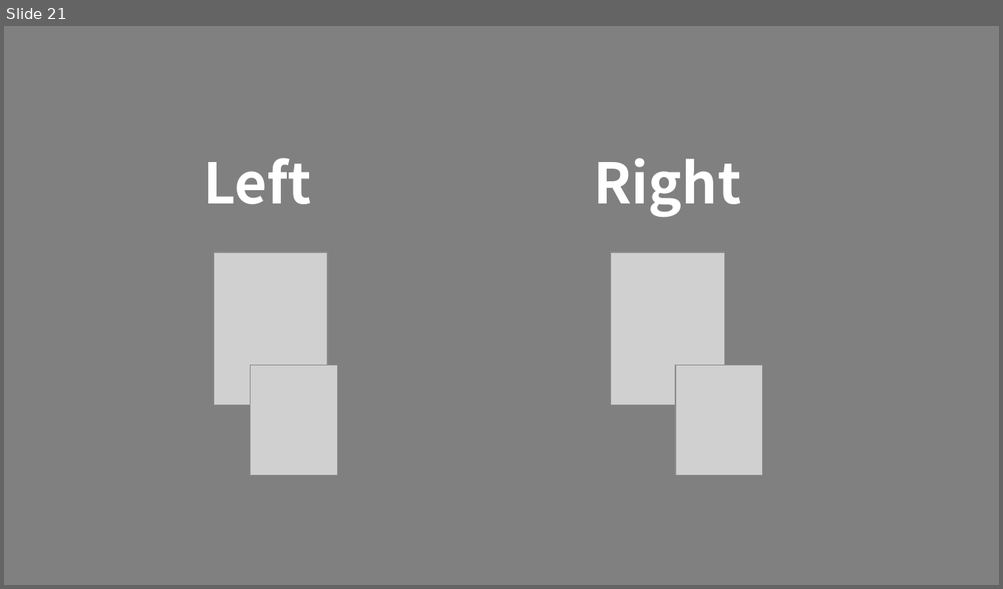
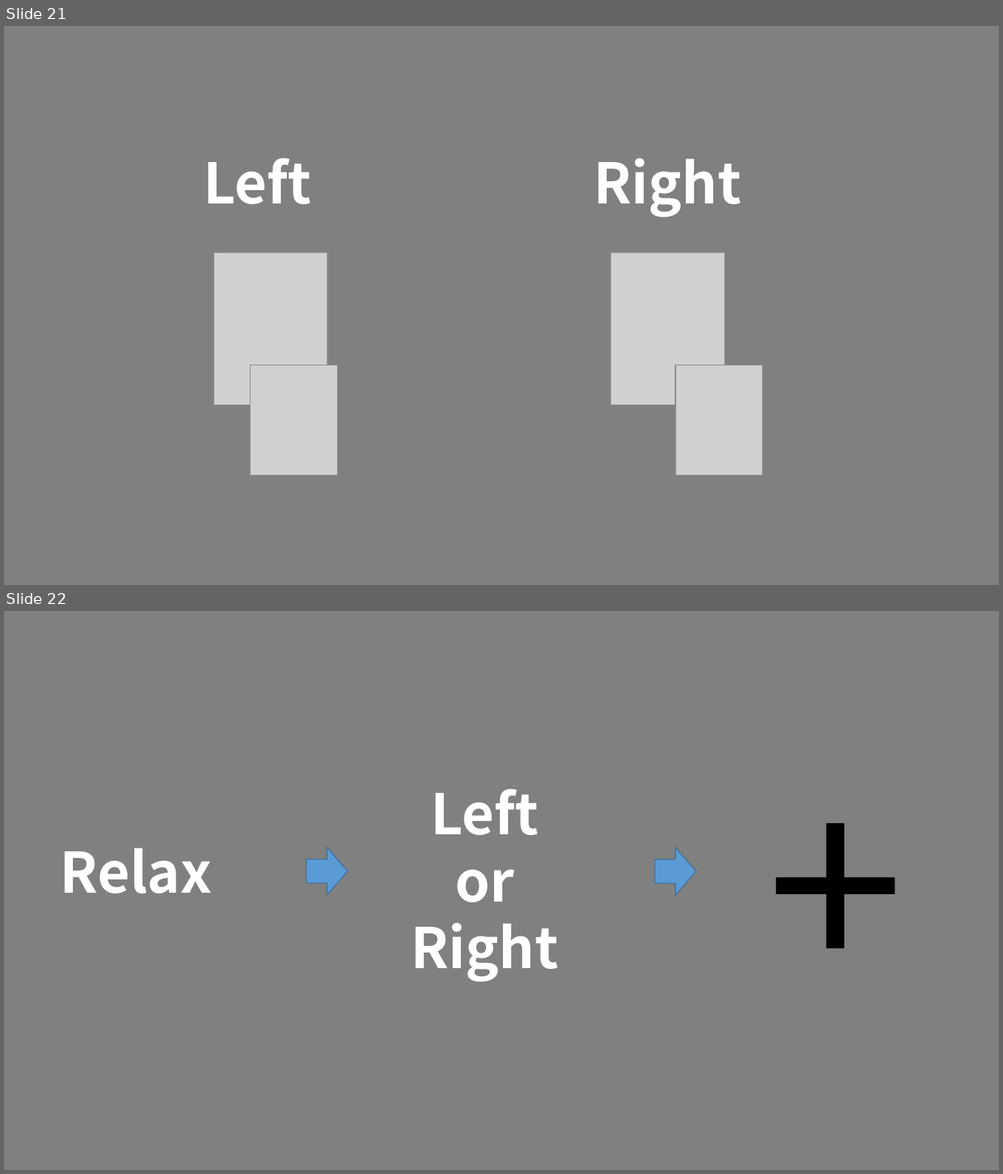
Before and after one commit to Cho-sei/Mystudy, a slide deck: InstImage/day_flow.pptx. Shown one above the other, each under a label of ours: slide 21 before the commit, slides 21 and 22 after it. The pictures are 1003x589 and 1003x1174 pixels, drawn with LibreOffice and Linux fonts; fonts in the diff are those of the drawing; grey boxes stand for pictures. Boxes give left, top, right and bottom in pixels: in the first picture for what was removed or moved away, otherwise in the second. Text is boxed around its words. In the diff, an @@ line names an element or a change of style, - is before the commit and + after.

```diff
--- a/InstImage/day_flow.pptx
+++ b/InstImage/day_flow.pptx
@@ slide 22 added at (4, 611, 999, 1170), background #808080 @@
@@ text added at (759, 726, 956, 1034), 239 pt, text #000000 @@
++
@@ text added at (410, 789, 558, 982), 54 pt, text #FFFFFF, bold @@
+Left
+or
+Right
@@ text added at (60, 848, 212, 894), 54 pt, text #FFFFFF, bold @@
+Relax
@@ right arrow added at (306, 848, 347, 895), fill #5B9BD5, outline #43739E 1 pt @@
@@ right arrow added at (654, 848, 696, 895), fill #5B9BD5, outline #43739E 1 pt @@
```
Also in this commit, not shown: 13 slides changed, 52 other files.
